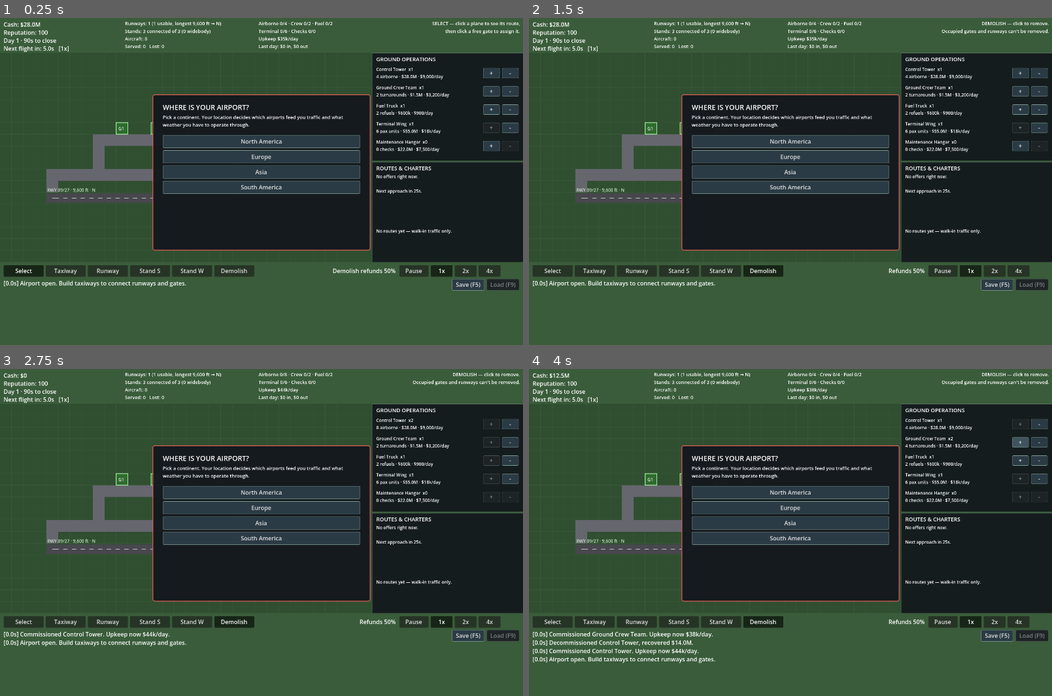
Above: before the commit, frames 1-4 (two rows, left to right).
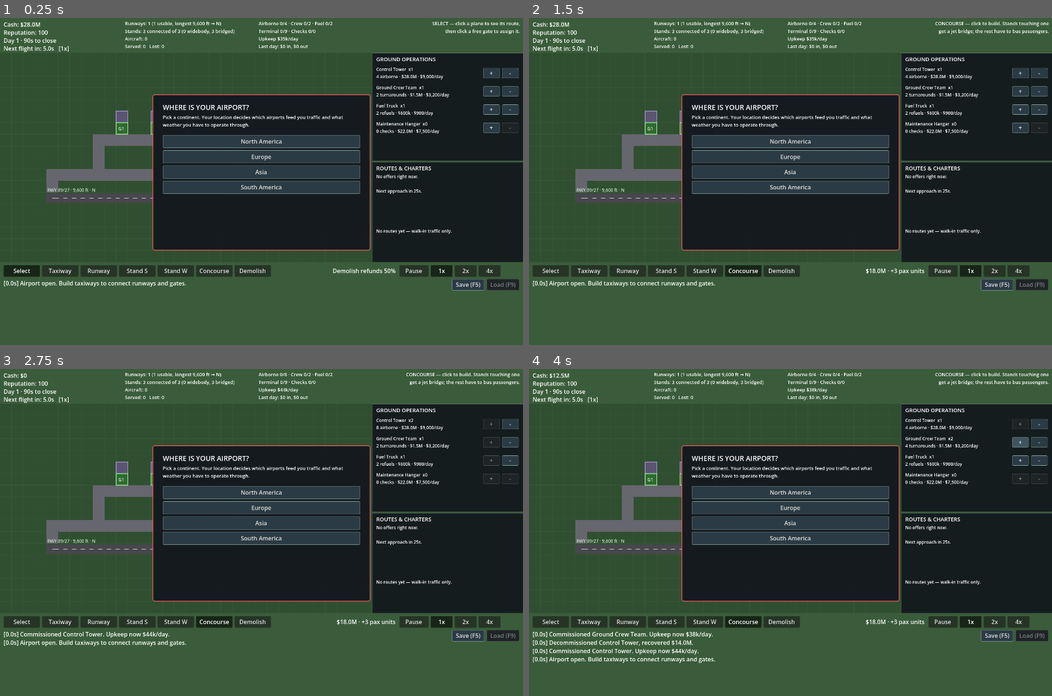
Above: after the commit, the same moments.

Repository: gerp93/airport
Game: Godot game, scene res://Main.tscn
Two runs of this game, one before a commit and one after it. Both use one fixed random seed, a clock stepped at 60 frames per second and the inputs below.
Inputs (mouse positions are in pixels of both pictures, inside the frame that each line leads up to):
- Up to frame 1 (0.25 s): no input
- Up to frame 2 (1.5 s): click "Demolish" at 0.5 s; click (743, 269) at 1.25 s, where only the run after the commit has a clickable "Concourse"
- Up to frame 3 (2.75 s): click "+" at 2 s
- Up to frame 4 (4 s): click "-" at 2.75 s; click "+" at 3.5 s

The runs differ from the first frame. In frame 1, 1.3% of the frame differs, in the area x 2-100%, y 3-80%; in frame 2, 1.7%, in the area x 2-100%, y 1-80%; in frame 3, 1.5%; in frame 4, 1.5%.

Commit message:
Make terminals placeable so stands attach to them
"Terminal Wing" was an abstract capacity pool with no position on the map,
which made it the weakest part of ground operations: passenger handling was a
number you bought rather than something you laid out.

Terminals are now placed as concourse tiles with the Concourse tool. Each tile
supplies passenger capacity and daily upkeep, and aircraft route around them as
buildings. Critically, a stand touching a concourse is a contact stand with a
jet bridge, while one that isn't still works but has to bus every passenger out
to it — a 40% longer turnaround. Terminal placement is now a layout puzzle
about which stands you can actually bridge.

The starter airport seeds a concourse behind each of its three stands, so it
begins fully bridged and the penalty is something you run into by expanding
carelessly rather than from the first minute.

Terminal capex is the most compressed figure in the model and the comment says
so: a real terminal runs into the hundreds of millions and would swamp
everything else at this revenue scale, so a concourse section is $18M.

Toolbar re-spaced to fit a seventh tool. The Terminal Wing facility row is gone
and unused facility rows now hide themselves.

Verified: starter stands report as bridged with zero remote turnarounds, and a
deliberately unbridged fourth stand took the bussing penalty on all 29 of its
turnarounds.

Co-Authored-By: Claude Opus 5 <noreply@anthropic.com>

Diff:
--- a/AirportGrid.gd
+++ b/AirportGrid.gd
@@ -1,6 +1,6 @@
 extends RefCounted
 
-enum TileType { EMPTY, TAXIWAY, RUNWAY, GATE }
+enum TileType { EMPTY, TAXIWAY, RUNWAY, GATE, TERMINAL }
 
 const COLS := 32
 const ROWS := 18
@@ -75,7 +75,8 @@
 
 func _refresh_cell(c: Vector2i) -> void:
 	var t := tile_type(c)
-	_astar.set_point_solid(c, t == TileType.EMPTY)
+	# Terminals are buildings, so aircraft route around them like open ground.
+	_astar.set_point_solid(c, t == TileType.EMPTY or t == TileType.TERMINAL)
 	_astar.set_point_weight_scale(c, RUNWAY_WEIGHT if t == TileType.RUNWAY else 1.0)
 
 
@@ -88,6 +89,33 @@
 func place_taxiway(c: Vector2i) -> void:
 	tiles[c] = {"type": TileType.TAXIWAY, "entity_id": -1}
 	_refresh_cell(c)
+
+
+func can_place_terminal(c: Vector2i) -> bool:
+	return in_bounds(c) and tile_type(c) == TileType.EMPTY
+
+
+func place_terminal(c: Vector2i) -> void:
+	tiles[c] = {"type": TileType.TERMINAL, "entity_id": -1}
+	_refresh_cell(c)
+
+
+func terminal_tile_count() -> int:
+	var n := 0
+	for c in tiles:
+		if tiles[c]["type"] == TileType.TERMINAL:
+			n += 1
+	return n
+
+
+# A stand touching a terminal is a contact stand — passengers walk a jet bridge.
+# One that isn't still works, but everyone has to be bussed out to it.
+func gate_is_contact(gate: Dictionary) -> bool:
+	for c in gate["cells"]:
+		for n in neighbors(c):
+			if tile_type(n) == TileType.TERMINAL:
+				return true
+	return false
 
 
 func line_cells(from: Vector2i, to: Vector2i) -> Array:
@@ -484,7 +512,7 @@
 	match t:
 		TileType.EMPTY:
 			return {}
-		TileType.TAXIWAY:
+		TileType.TAXIWAY, TileType.TERMINAL:
 			if claims.has(c):
 				return {}
 			return {"type": t, "tiles": 1, "cells": [c]}
@@ -574,3 +602,5 @@
 		place_taxiway(Vector2i(20, y))
 	for x in [10, 13, 16]:
 		place_gate(gate_cells_for(Vector2i(x, 6), 1), 1)
+		# Concourse behind each stand, so they start as contact stands.
+		place_terminal(Vector2i(x, 5))
--- a/Main.gd
+++ b/Main.gd
@@ -3,16 +3,17 @@
 const AirportGrid = preload("res://AirportGrid.gd")
 const Regions = preload("res://Regions.gd")
 
-enum Tool { SELECT, TAXIWAY, RUNWAY, GATE_SMALL, GATE_LARGE, DEMOLISH }
+enum Tool { SELECT, TAXIWAY, RUNWAY, GATE_SMALL, GATE_LARGE, TERMINAL, DEMOLISH }
 
 const TOOL_BUTTONS := {
 	Tool.SELECT: "SelectBtn", Tool.TAXIWAY: "TaxiwayBtn", Tool.RUNWAY: "RunwayBtn",
 	Tool.GATE_SMALL: "GateSmallBtn", Tool.GATE_LARGE: "GateLargeBtn",
-	Tool.DEMOLISH: "DemolishBtn",
+	Tool.TERMINAL: "TerminalBtn", Tool.DEMOLISH: "DemolishBtn",
 }
 const TOOL_KEYS := {
 	KEY_ESCAPE: Tool.SELECT, KEY_T: Tool.TAXIWAY, KEY_R: Tool.RUNWAY,
-	KEY_G: Tool.GATE_SMALL, KEY_H: Tool.GATE_LARGE, KEY_X: Tool.DEMOLISH,
+	KEY_G: Tool.GATE_SMALL, KEY_H: Tool.GATE_LARGE, KEY_E: Tool.TERMINAL,
+	KEY_X: Tool.DEMOLISH,
 }
 
 const AIRLINES := ["SkyNorth", "BlueWing", "CoastAir", "PineJet", "Vantage"]
@@ -91,15 +92,22 @@
 		"upkeep": 900, "per_unit": 2, "unit": "refuels",
 	},
 	{
-		"key": "term", "name": "Terminal Wing", "cost": 55_000_000,
-		"upkeep": 18_000, "per_unit": 6, "unit": "pax units",
-	},
-	{
 		"key": "mech", "name": "Maintenance Hangar", "cost": 22_000_000,
 		"upkeep": 7_500, "per_unit": 1, "unit": "checks",
 	},
 ]
-const START_FACILITIES := {"tower": 1, "crew": 1, "fuel": 1, "term": 1, "mech": 0}
+const START_FACILITIES := {"tower": 1, "crew": 1, "fuel": 1, "mech": 0}
+
+# Terminal capacity now comes from placed concourse tiles rather than an
+# abstract purchase, so passenger handling has to be laid out next to the
+# stands it serves. This is the most compressed capital figure in the model:
+# a real terminal runs into the hundreds of millions and would swamp
+# everything else at this revenue scale.
+const COST_TERMINAL_TILE := 18_000_000
+const UPKEEP_TERMINAL_TILE := 6_000
+const TERM_UNITS_PER_TILE := 3
+# A stand with no jet bridge still works, but everyone has to be bussed.
+const REMOTE_STAND_FACTOR := 1.4
 
 # A line check is worth servicing if you have the hangar for it, so maintenance
 # is an extra revenue stream rather than another way to be punished.
@@ -222,6 +230,7 @@
 	$UI/RunwayBtn.pressed.connect(_set_tool.bind(Tool.RUNWAY))
 	$UI/GateSmallBtn.pressed.connect(_set_tool.bind(Tool.GATE_SMALL))
 	$UI/GateLargeBtn.pressed.connect(_set_tool.bind(Tool.GATE_LARGE))
+	$UI/TerminalBtn.pressed.connect(_set_tool.bind(Tool.TERMINAL))
 	$UI/DemolishBtn.pressed.connect(_set_tool.bind(Tool.DEMOLISH))
 
 	$UI/PauseBtn.toggled.connect(_on_pause_toggled)
@@ -412,6 +421,8 @@
 
 
 func capacity(key: String) -> int:
+	if key == "term":
+		return grid.terminal_tile_count() * TERM_UNITS_PER_TILE
 	return facilities.get(key, 0) * int(fac_def(key)["per_unit"])
 
 
@@ -424,6 +435,7 @@
 	for f in FACILITIES:
 		total += int(facilities.get(f["key"], 0)) * int(f["upkeep"])
 	total += grid.runways.size() * UPKEEP_RUNWAY
+	total += grid.terminal_tile_count() * UPKEEP_TERMINAL_TILE
 	total += grid.gates.size() * UPKEEP_STAND
 	return total
 
@@ -1246,6 +1258,11 @@
 				p["state"] = "AT_GATE"
 				p["state_timer"] = 0.0
 				var extra := " (line check)" if p["holds"].has("mech") else ""
+				var gate = grid.get_gate(p["gate_id"])
+				# No jet bridge means bussing every passenger, which takes longer.
+				if gate != null and not grid.gate_is_contact(gate):
+					p["turnaround"] *= REMOTE_STAND_FACTOR
+					extra += " (remote stand)"
 				add_log("%s at Gate %d, turning around%s." % [p["callsign"], p["gate_id"] + 1, extra])
 			elif p["service_wait"] >= SERVICE_PATIENCE and not p["delay_logged"]:
 				p["delay_logged"] = true
@@ -1386,6 +1403,18 @@
 				add_log("Built Gate %d (%s) for %s." % [id + 1, kind, money_str(gate_cost)])
 			else:
 				add_log("Built Gate %d — NOT connected to a taxiway, no flights will use it." % (id + 1))
+
+		Tool.TERMINAL:
+			if not grid.can_place_terminal(cell):
+				return
+			if money < COST_TERMINAL_TILE:
+				add_log("Not enough cash for a concourse section (%s)." % money_str(COST_TERMINAL_TILE))
+				return
+			money -= COST_TERMINAL_TILE
+			grid.place_terminal(cell)
+			add_log("Built concourse section for %s — terminal capacity now %d." % [
+				money_str(COST_TERMINAL_TILE), capacity("term"),
+			])
 
 		Tool.DEMOLISH:
 			var preview := grid.demolish_preview(cell)
@@ -1465,6 +1494,8 @@
 			return COST_RUNWAY_TILE
 		AirportGrid.TileType.GATE:
 			return COST_GATE_TILE
+		AirportGrid.TileType.TERMINAL:
+			return COST_TERMINAL_TILE
 	return 0
 
 
@@ -1809,7 +1840,13 @@
 		money_str(last_day_revenue), money_str(last_upkeep),
 	]
 
-	for i in FACILITIES.size():
+	for i in 5:
+		var row_used := i < FACILITIES.size()
+		$UI/FacilityPanel.get_node("Row%dLabel" % i).visible = row_used
+		$UI/FacilityPanel.get_node("Row%dBuy" % i).visible = row_used
+		$UI/FacilityPanel.get_node("Row%dSell" % i).visible = row_used
+		if not row_used:
+			continue
 		var f: Dictionary = FACILITIES[i]
 		var key: String = f["key"]
 		var n: int = facilities.get(key, 0)
@@ -1901,18 +1938,21 @@
 			usable_runways += 1
 	var connected_gates := 0
 	var wide_stands := 0
+	var contact_stands := 0
 	for g in grid.gates:
 		if grid.gate_is_connected(g):
 			connected_gates += 1
 			if g["size"] >= 2:
 				wide_stands += 1
+			if grid.gate_is_contact(g):
+				contact_stands += 1
 	var longest := 0.0
 	for r in grid.runways:
 		if grid.runway_is_usable(r):
 			longest = maxf(longest, grid.runway_length_tiles(r))
-	stats_label.text = "Runways: %d (%d usable, longest %s → %s)\nStands: %d connected of %d (%d widebody)\nAircraft: %d\nServed: %d   Lost: %d" % [
+	stats_label.text = "Runways: %d (%d usable, longest %s → %s)\nStands: %d connected of %d (%d widebody, %d bridged)\nAircraft: %d\nServed: %d   Lost: %d" % [
 		grid.runways.size(), usable_runways, length_str(longest), _runway_capability(longest),
-		connected_gates, grid.gates.size(), wide_stands, planes.size(),
+		connected_gates, grid.gates.size(), wide_stands, contact_stands, planes.size(),
 		served, diverted,
 	]
 
@@ -1954,6 +1994,9 @@
 		Tool.GATE_LARGE:
 			hint_label.text = "STAND (widebody) — 2 tiles wide.\nTakes any aircraft, including Widebody."
 			tool_info_label.text = money_str(COST_GATE_TILE * 2)
+		Tool.TERMINAL:
+			hint_label.text = "CONCOURSE — click to build. Stands touching one\nget a jet bridge; the rest have to bus passengers."
+			tool_info_label.text = "%s · +%d pax units" % [money_str(COST_TERMINAL_TILE), TERM_UNITS_PER_TILE]
 		Tool.DEMOLISH:
 			hint_label.text = "DEMOLISH — click to remove.\nOccupied gates and runways can't be removed."
 			tool_info_label.text = "Refunds %d%%" % int(REFUND_RATE * 100)
@@ -1970,8 +2013,12 @@
 	_draw_grid_lines(field)
 
 	for cell in grid.tiles:
-		if grid.tile_type(cell) == AirportGrid.TileType.TAXIWAY:
-			_draw_tile(cell, Color(0.40, 0.40, 0.43))
+		match grid.tile_type(cell):
+			AirportGrid.TileType.TAXIWAY:
+				_draw_tile(cell, Color(0.40, 0.40, 0.43))
+			AirportGrid.TileType.TERMINAL:
+				_draw_tile(cell, Color(0.36, 0.33, 0.45))
+				draw_rect(_cell_rect(cell), Color(0.62, 0.58, 0.78), false, 1.5)
 
 	for r in grid.runways:
 		_draw_runway(r)
@@ -2158,6 +2205,8 @@
 	match tool:
 		Tool.TAXIWAY:
 			ok = grid.can_place_taxiway(hover_cell) and money >= COST_TAXIWAY
+		Tool.TERMINAL:
+			ok = grid.can_place_terminal(hover_cell) and money >= COST_TERMINAL_TILE
 		Tool.GATE_SMALL, Tool.GATE_LARGE:
 			var size := tool_gate_size()
 			cells = grid.gate_cells_for(hover_cell, size)
--- a/Main.tscn
+++ b/Main.tscn
@@ -97,7 +97,7 @@
 [node name="SelectBtn" type="Button" parent="UI"]
 offset_left = 10.0
 offset_top = 680.0
-offset_right = 120.0
+offset_right = 110.0
 offset_bottom = 712.0
 focus_mode = 0
 toggle_mode = true
@@ -106,9 +106,9 @@
 text = "Select"
 
 [node name="TaxiwayBtn" type="Button" parent="UI"]
-offset_left = 126.0
-offset_top = 680.0
-offset_right = 236.0
+offset_left = 116.0
+offset_top = 680.0
+offset_right = 216.0
 offset_bottom = 712.0
 focus_mode = 0
 toggle_mode = true
@@ -116,9 +116,9 @@
 text = "Taxiway"
 
 [node name="RunwayBtn" type="Button" parent="UI"]
-offset_left = 242.0
-offset_top = 680.0
-offset_right = 352.0
+offset_left = 222.0
+offset_top = 680.0
+offset_right = 322.0
 offset_bottom = 712.0
 focus_mode = 0
 toggle_mode = true
@@ -126,9 +126,9 @@
 text = "Runway"
 
 [node name="GateSmallBtn" type="Button" parent="UI"]
-offset_left = 358.0
-offset_top = 680.0
-offset_right = 468.0
+offset_left = 328.0
+offset_top = 680.0
+offset_right = 428.0
 offset_bottom = 712.0
 focus_mode = 0
 toggle_mode = true
@@ -136,19 +136,29 @@
 text = "Stand S"
 
 [node name="GateLargeBtn" type="Button" parent="UI"]
-offset_left = 474.0
-offset_top = 680.0
-offset_right = 584.0
+offset_left = 434.0
+offset_top = 680.0
+offset_right = 534.0
 offset_bottom = 712.0
 focus_mode = 0
 toggle_mode = true
 button_group = SubResource("ButtonGroup_tools")
 text = "Stand W"
 
+[node name="TerminalBtn" type="Button" parent="UI"]
+offset_left = 540.0
+offset_top = 680.0
+offset_right = 640.0
+offset_bottom = 712.0
+focus_mode = 0
+toggle_mode = true
+button_group = SubResource("ButtonGroup_tools")
+text = "Concourse"
+
 [node name="DemolishBtn" type="Button" parent="UI"]
-offset_left = 590.0
-offset_top = 680.0
-offset_right = 700.0
+offset_left = 646.0
+offset_top = 680.0
+offset_right = 746.0
 offset_bottom = 712.0
 focus_mode = 0
 toggle_mode = true
@@ -156,7 +166,7 @@
 text = "Demolish"
 
 [node name="ToolInfoLabel" type="Label" parent="UI"]
-offset_left = 710.0
+offset_left = 756.0
 offset_top = 684.0
 offset_right = 1090.0
 offset_bottom = 706.0
